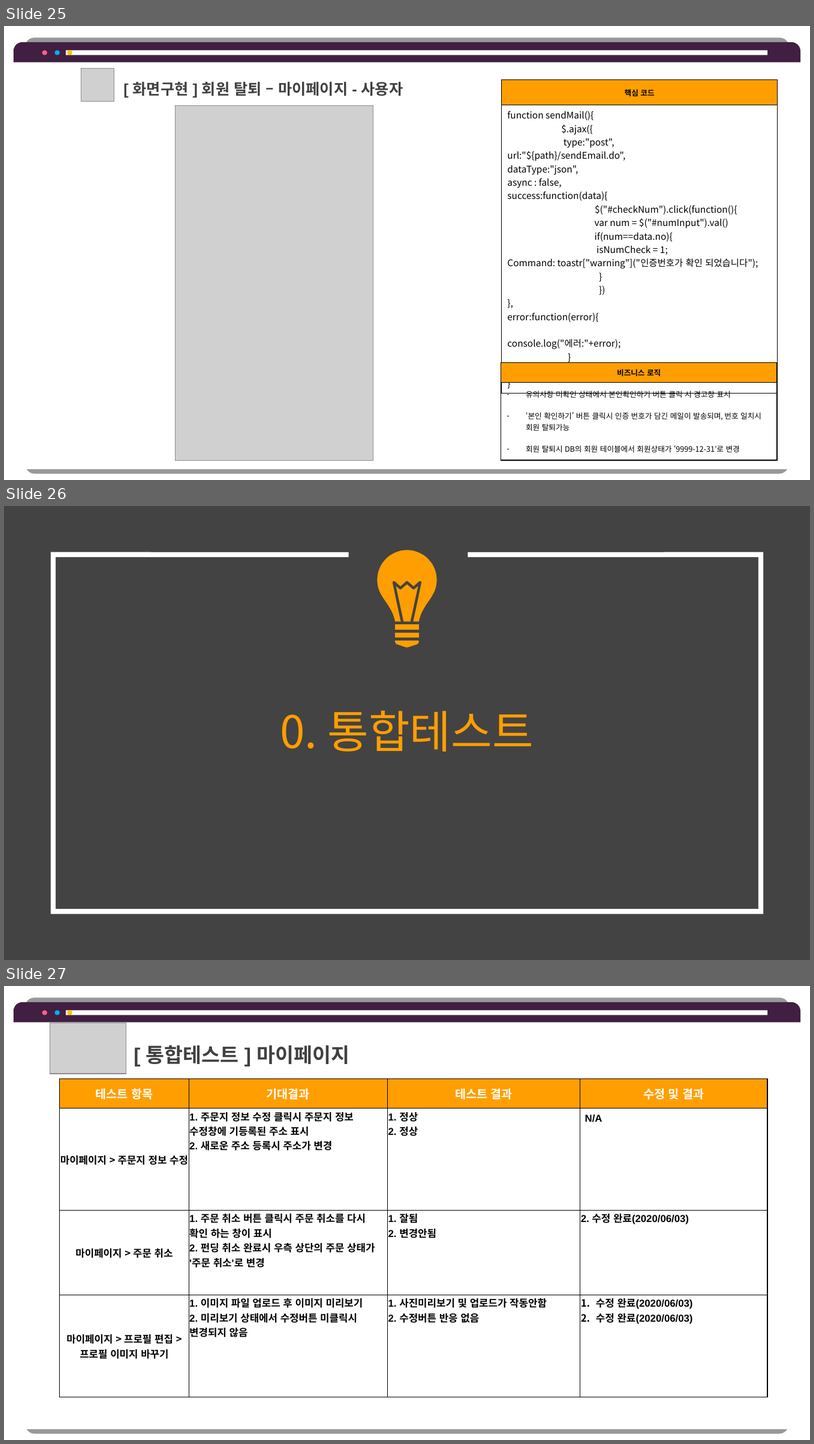
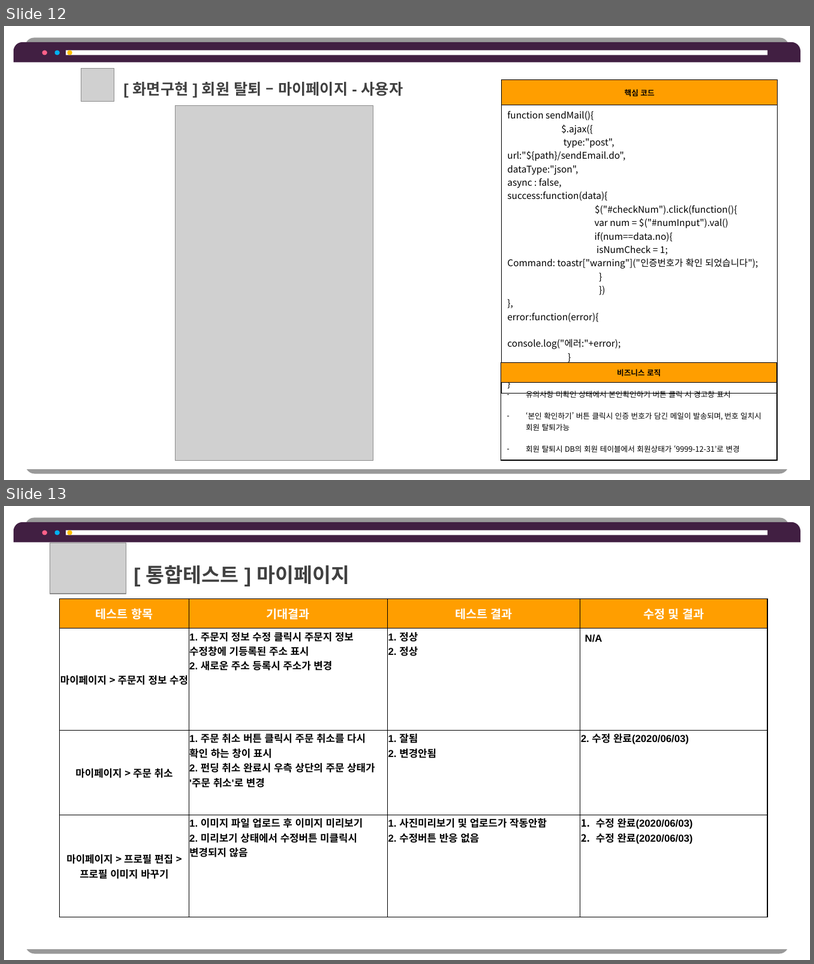
Before and after one commit to hhsw07/ezen-academy-projects, a slide deck: 0 발표용 파워포인트/0608 5차발표/0608 project06 - 파워포인트 - 서희.pptx. Shown one above the other, each under a label of ours: slides 25, 26 and 27 before the commit, slides 12 and 13 after it. The pictures are 814x1444 and 814x964 pixels, drawn with LibreOffice and Linux fonts; fonts in the diff are those of the drawing; grey boxes stand for pictures. Boxes give left, top, right and bottom in pixels: in the first picture for what was removed or moved away, otherwise in the second. Text is boxed around its words. In the diff, an @@ line names an element or a change of style, - is before the commit and + after.

```diff
--- a/0 발표용 파워포인트/0608 5차발표/0608 project06 - 파워포인트 - 서희.pptx
+++ b/0 발표용 파워포인트/0608 5차발표/0608 project06 - 파워포인트 - 서희.pptx
@@ slide 26 removed at bbox=[4, 506, 810, 960], background #434343 @@
@@ freeform shape removed at bbox=[53, 555, 761, 911] @@
@@ group removed at bbox=[377, 550, 437, 647]: 5 freeform shapes @@
@@ title removed at bbox=[281, 710, 534, 751] @@
-0. 통합테스트
@@ what was slide 25 is now slide 12 @@
@@ what was slide 27 is now slide 13 @@
```
Also in this commit, not shown: 13 other slides removed.
